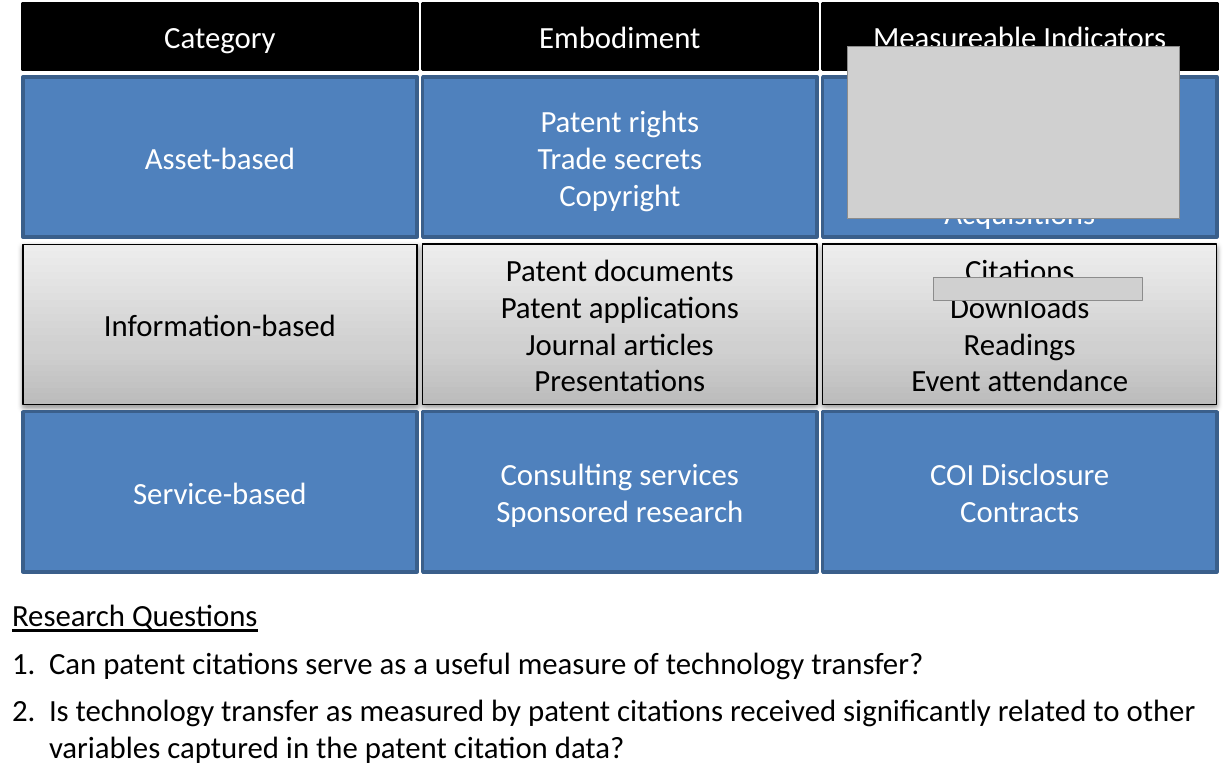
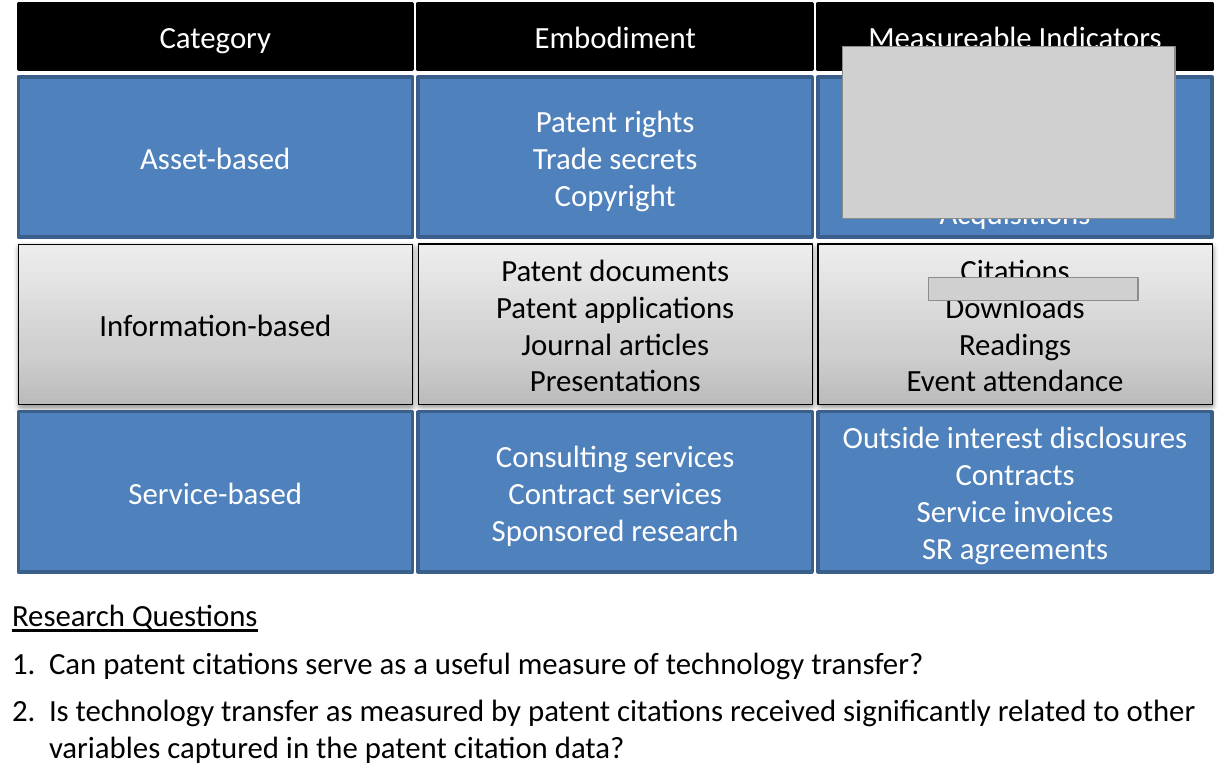
Before and after one commit to SLU-Courses-Townes/SOC6100, a slide deck: slide 6 of Presentations/Presentation02/Townes_SOC6100_Presentation02.pptx. Drawn at 1232x770 pixels with LibreOffice and Linux fonts; fonts in the diff are those of the drawing; grey boxes stand for pictures. Boxes give left, top, right and bottom in pixels: in the first picture for what was removed or moved away, otherwise in the second. Text is boxed around its words. In the diff, an @@ line names an element or a change of style, - is before the commit and + after.

```diff
--- a/Presentations/Presentation02/Townes_SOC6100_Presentation02.pptx
+++ b/Presentations/Presentation02/Townes_SOC6100_Presentation02.pptx
@@ 12 rectangles, 2 pictures: place and size @@
-12 rectangles, 2 pictures at [23, 4, 1217, 572]
+12 rectangles, 2 pictures at [18, 4, 1212, 572]
@@ text in rectangle at [843, 426, 1187, 448]: text changed @@
-COI Disclosure
+Outside interest disclosures
@@ text in rectangle at [508, 483, 722, 504]: paragraph added @@
+Contract services
@@ text in rectangle at [917, 501, 1113, 565]: paragraphs added @@
+Service invoices
+SR agreements
```
Also in this commit, not shown: 1 other slide changed.
